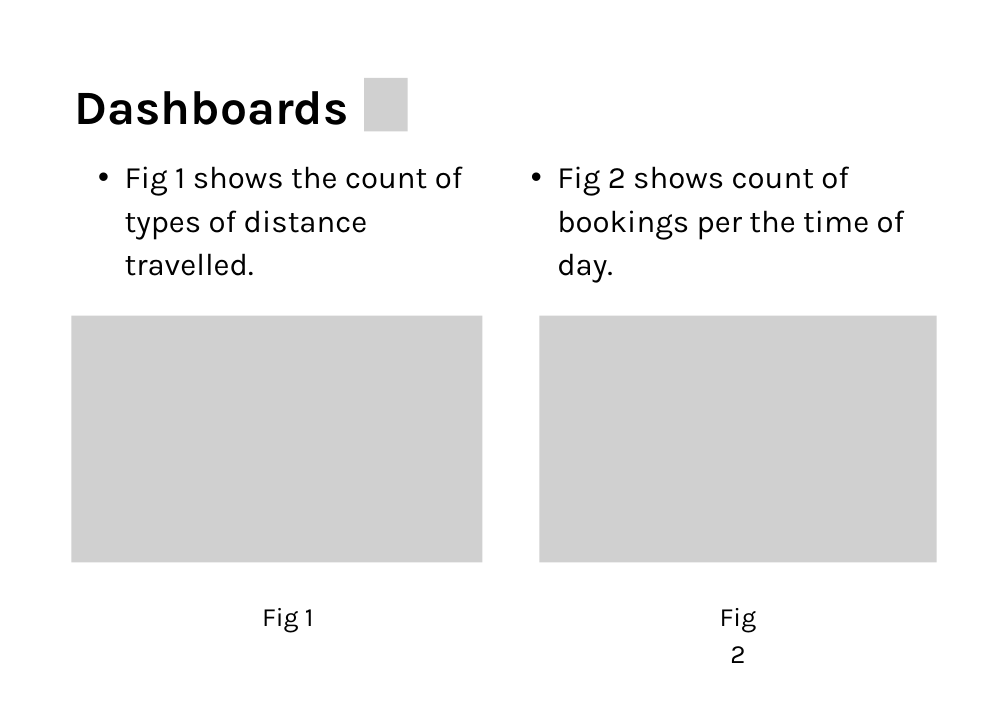
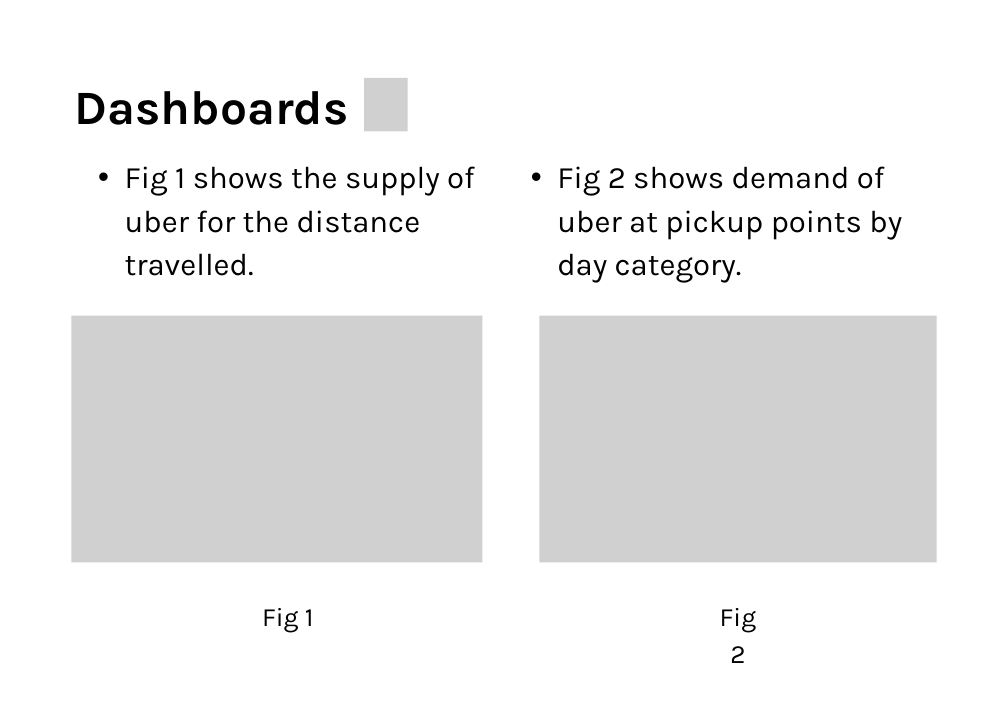
Before and after one commit to karthikdoguparthi/Uber-Supply-Demand-Gaps, a slide deck: slide 5 of UBER SUPPLY DEMAND GAPS/Report/UBER Supply Demand Gap.pptx. Drawn at 1008x712 pixels with LibreOffice and Linux fonts; fonts in the diff are those of the drawing; grey boxes stand for pictures. Boxes give left, top, right and bottom in pixels: in the first picture for what was removed or moved away, otherwise in the second. Text is boxed around its words. In the diff, an @@ line names an element or a change of style, - is before the commit and + after.

```diff
--- a/UBER SUPPLY DEMAND GAPS/Report/UBER Supply Demand Gap.pptx
+++ b/UBER SUPPLY DEMAND GAPS/Report/UBER Supply Demand Gap.pptx
@@ text at (x1=125, y1=166, x2=475, y2=276): text changed @@
-  • Fig 1 shows the count of types of distance travelled.
+  • Fig 1 shows the supply of uber for the distance travelled.
@@ text at (x1=557, y1=166, x2=902, y2=283): text changed @@
-  • Fig 2 shows count of bookings per the time of day.
+  • Fig 2 shows demand of uber at pickup points by day category.
```
Also in this commit, not shown: 4 other slides changed, 13 slides added, 1 slide removed, 1 other file.
